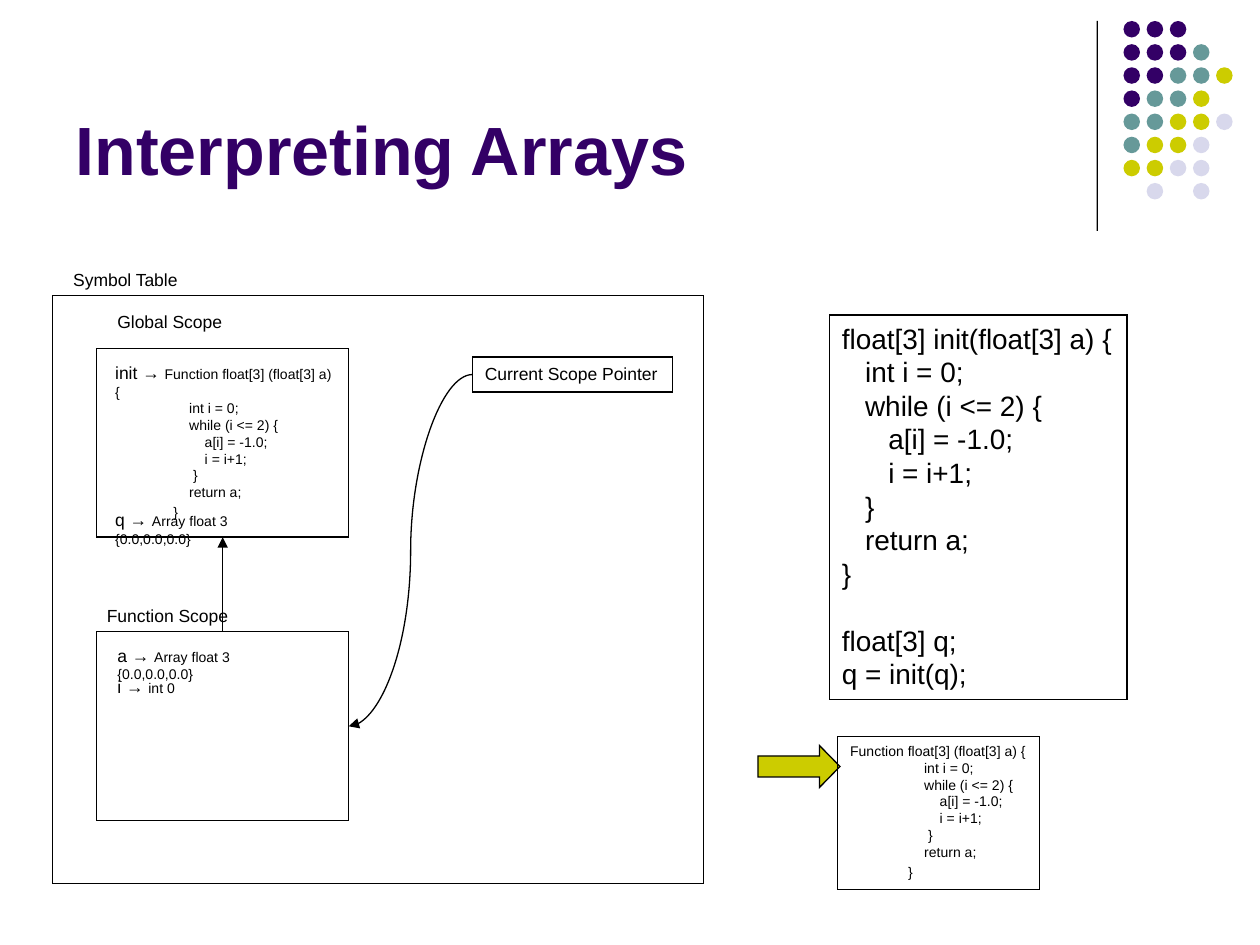
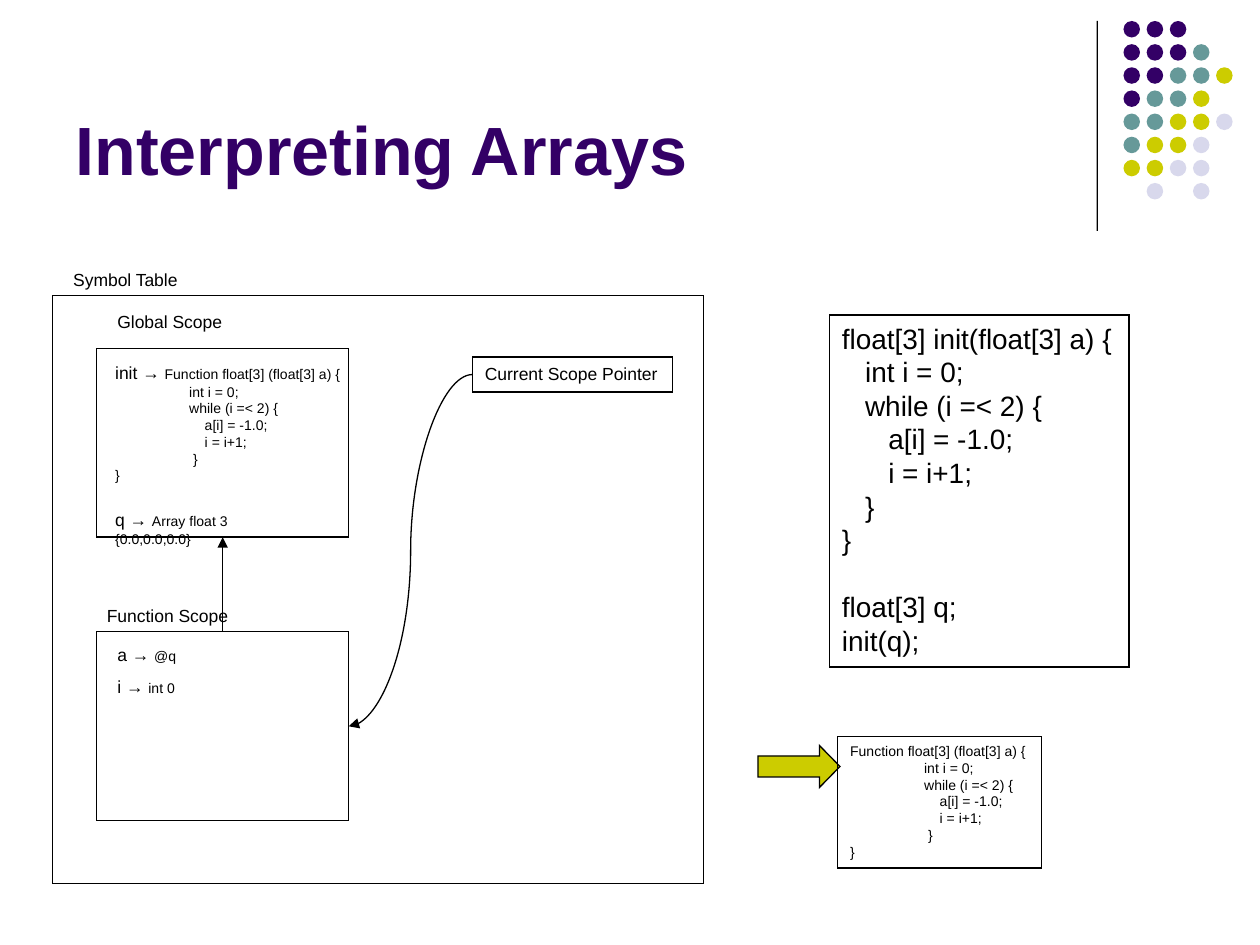
Before and after one commit to lutzhamel/CSC402, a slide deck: slide 30 of notes/csc402-ln019.pptx. Drawn at 1260x945 pixels with LibreOffice and Linux fonts; fonts in the diff are those of the drawing. Boxes give left, top, right and bottom in pixels: in the first picture for what was removed or moved away, otherwise in the second. Text is boxed around its words. In the diff, an @@ line names an element or a change of style, - is before the commit and + after.

```diff
--- a/notes/csc402-ln019.pptx
+++ b/notes/csc402-ln019.pptx
@@ rectangle "float[3] init(float[3] a) {": place and size @@
-rectangle "float[3] init(float[3] a) {" at [829,315,1126,699]
+rectangle "float[3] init(float[3] a) {" at [829,315,1129,667]
@@ text at [189,403,269,416]: text changed @@
-while (i <= 2) {
+while (i =< 2) {
@@ text in rectangle at [865,395,1025,421]: text changed @@
-while (i <= 2) {
+while (i =< 2) {
@@ text at [189,488,242,499]: paragraph removed @@
-return a;
@@ text in rectangle at [865,532,969,554]: paragraph removed @@
-return a;
@@ text at [117,651,176,664]: text changed; size 8 to 10 pt @@
-a → Array float 3 {0.0,0.0,0.0}
+a → @q
@@ text in rectangle at [842,630,919,656]: text changed @@
-q = init(q);
+init(q);
@@ rectangle "Function float[3] (float[3] a) {": place and size @@
-rectangle "Function float[3] (float[3] a) {" at [838,737,1040,890]
+rectangle "Function float[3] (float[3] a) {" at [838,737,1041,868]
@@ text in rectangle at [924,780,1004,793]: text changed @@
-while (i <= 2) {
+while (i =< 2) {
@@ text in rectangle at [924,848,977,859]: paragraph removed @@
-return a;
```
Also in this commit, not shown: 33 other slides changed, 14 slides removed, 9 other files.
